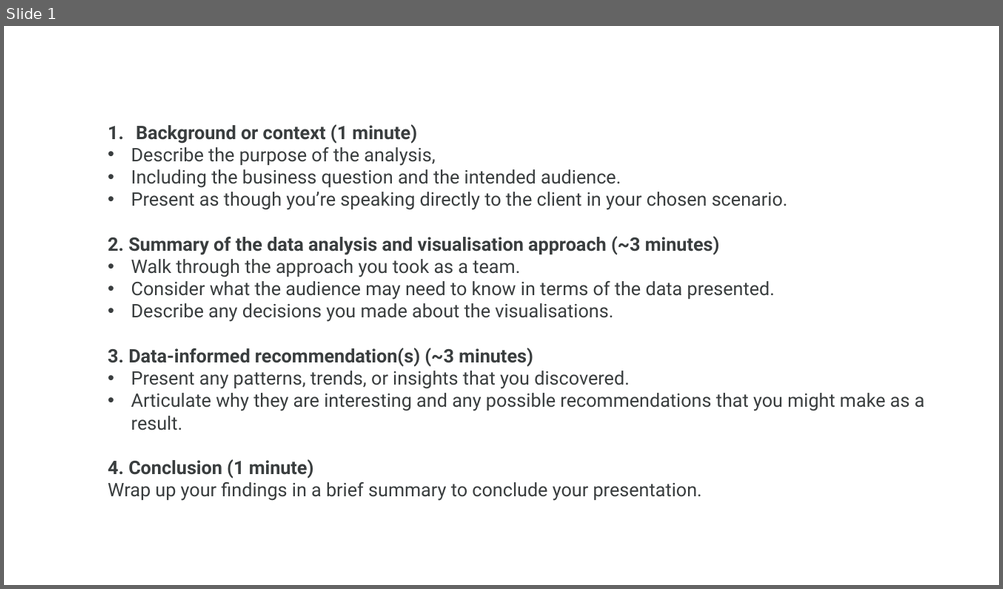
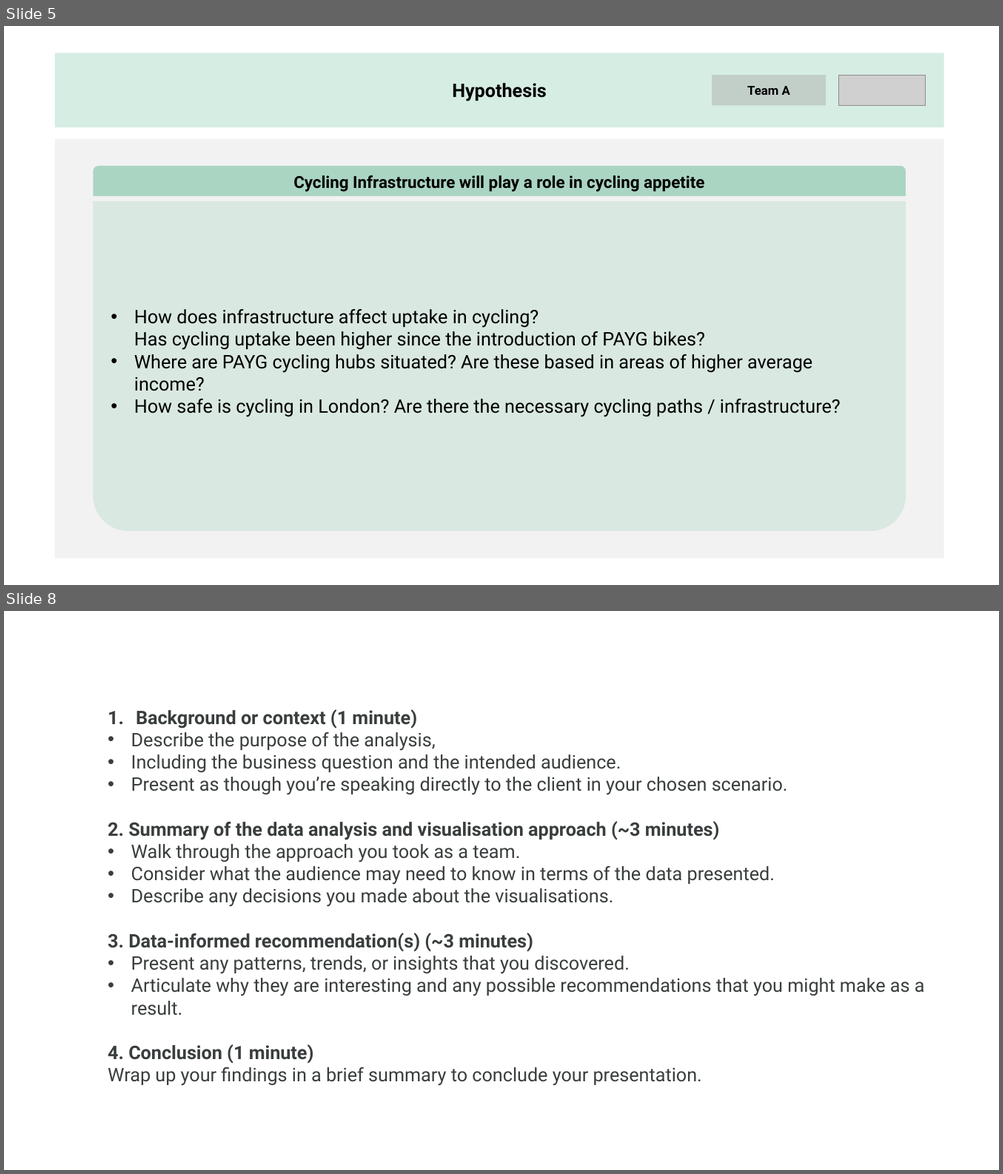
Before and after one commit to SanaFed/CO3_LSE-Employer-Project, a slide deck: Team 10 - Low Fidelity Presentation.pptx. Shown one above the other, each under a label of ours: slide 1 before the commit, slides 5 and 8 after it; the slides between them are not shown. The pictures are 1003x589 and 1003x1174 pixels, drawn with LibreOffice and Linux fonts; fonts in the diff are those of the drawing; grey boxes stand for pictures. Boxes give left, top, right and bottom in pixels: in the first picture for what was removed or moved away, otherwise in the second. Text is boxed around its words. In the diff, an @@ line names an element or a change of style, - is before the commit and + after.

```diff
--- a/Team 10 - Low Fidelity Presentation.pptx
+++ b/Team 10 - Low Fidelity Presentation.pptx
@@ slide 5 added at box(4, 26, 999, 585), background #FFFFFF @@
@@ rectangle added at box(55, 53, 944, 127), fill #009051 at 16% opacity, 18 pt, text #000000, bold @@
+Hypothesis
@@ rounded rectangle added at box(711, 76, 825, 106), fill #A6A6A6 at 41% opacity, 12 pt, text #000000, bold @@
+Team A
@@ picture added at box(839, 76, 925, 106) @@
@@ rectangle added at box(55, 138, 944, 558), fill #F2F2F2 @@
@@ round same rect added at box(93, 167, 905, 197), fill #009051 at 29% opacity, 16 pt, text #000000, bold @@
+Cycling Infrastructure will play a role in cycling appetite
@@ round same rect added at box(93, 201, 905, 531), fill #009051 at 10% opacity, 18 pt, text #000000 @@
+• How does infrastructure affect uptake in cycling?
+  Has cycling uptake been higher since the introduction of PAYG bikes?
+• Where are PAYG cycling hubs situated? Are these based in areas of higher average income?
+• How safe is cycling in London? Are there the necessary cycling paths / infrastructure?
@@ what was slide 1 is now slide 8 @@
```
Also in this commit, not shown: 7 other slides added, 1 slide removed.
